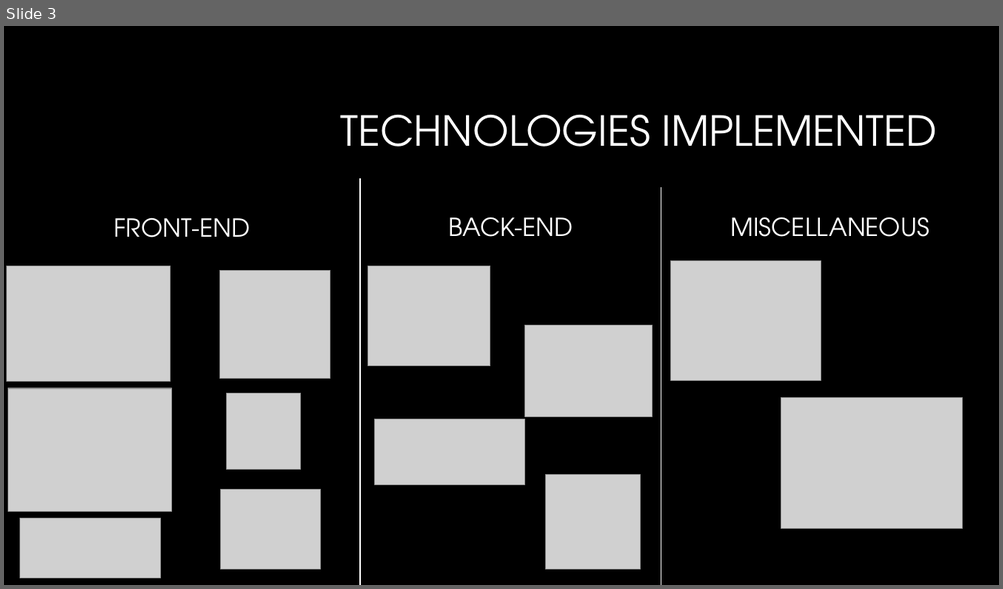
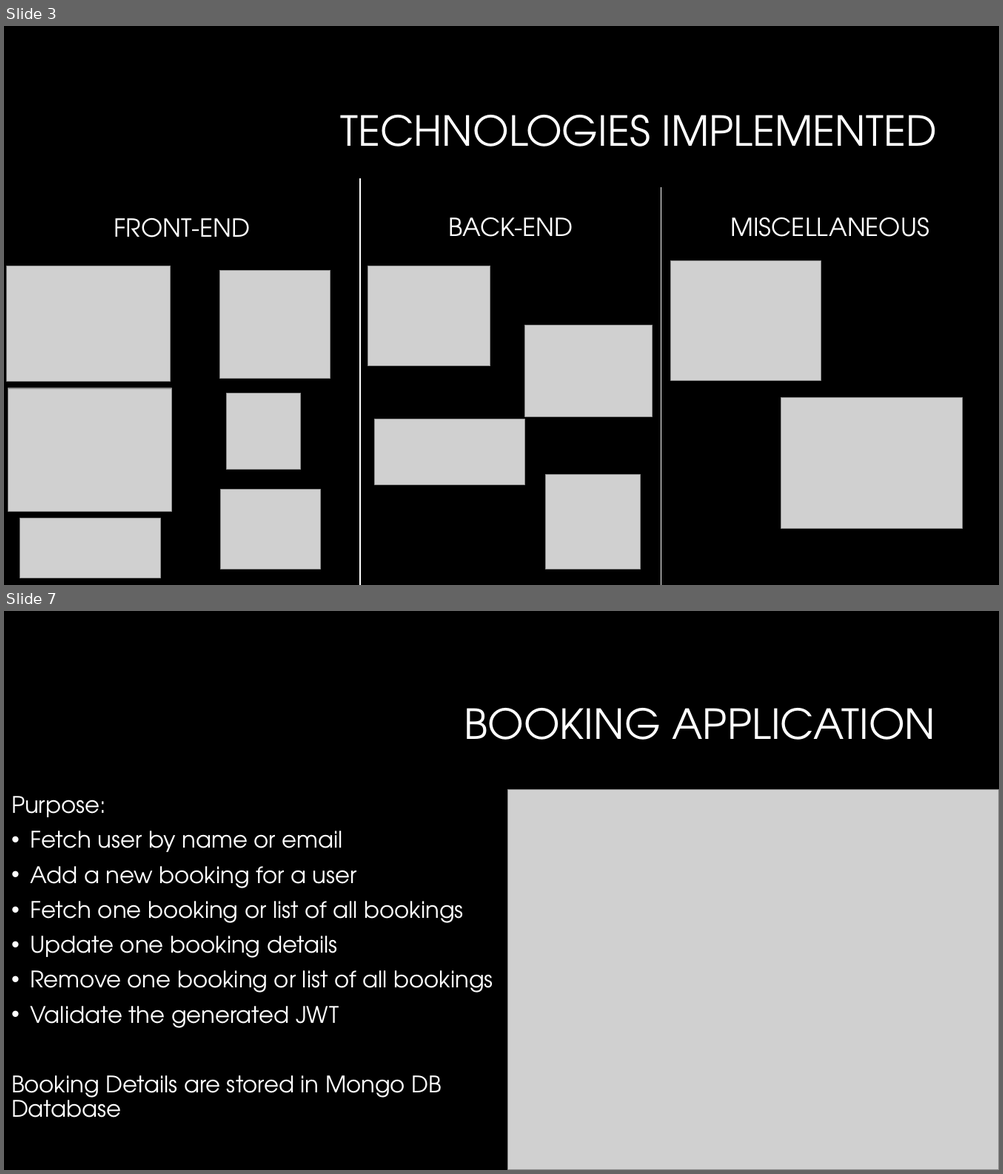
Before and after one commit to ashimaakash03/ride-booking-application, a slide deck: RideBookingApplication.pptx. Shown one above the other, each under a label of ours: slide 3 before the commit, slides 3 and 7 after it; the slides between them are not shown. The pictures are 1003x589 and 1003x1174 pixels, drawn with LibreOffice and Linux fonts; fonts in the diff are those of the drawing; grey boxes stand for pictures; background and template pictures are left out. Boxes give left, top, right and bottom in pixels: in the first picture for what was removed or moved away, otherwise in the second. Text is boxed around its words. In the diff, an @@ line names an element or a change of style, - is before the commit and + after.

```diff
--- a/RideBookingApplication.pptx
+++ b/RideBookingApplication.pptx
@@ slide 7 added at bbox=[4, 611, 999, 1170], background #000000 @@
@@ title added at bbox=[464, 708, 936, 740], 40 pt, text #FFFFFF @@
+BOOKING APPLICATION
@@ text added at bbox=[11, 796, 492, 1118], 22 pt, text #FFFFFF @@
+Purpose:
+• Fetch user by name or email
+• Add a new booking for a user
+• Fetch one booking or list of all bookings
+• Update one booking details
+• Remove one booking or list of all bookings
+• Validate the generated JWT
+Booking Details are stored in Mongo DB Database
@@ picture added at bbox=[508, 790, 999, 1170] @@
```
Also in this commit, not shown: 1 slide changed, 9 other slides added, 1 slide removed.
